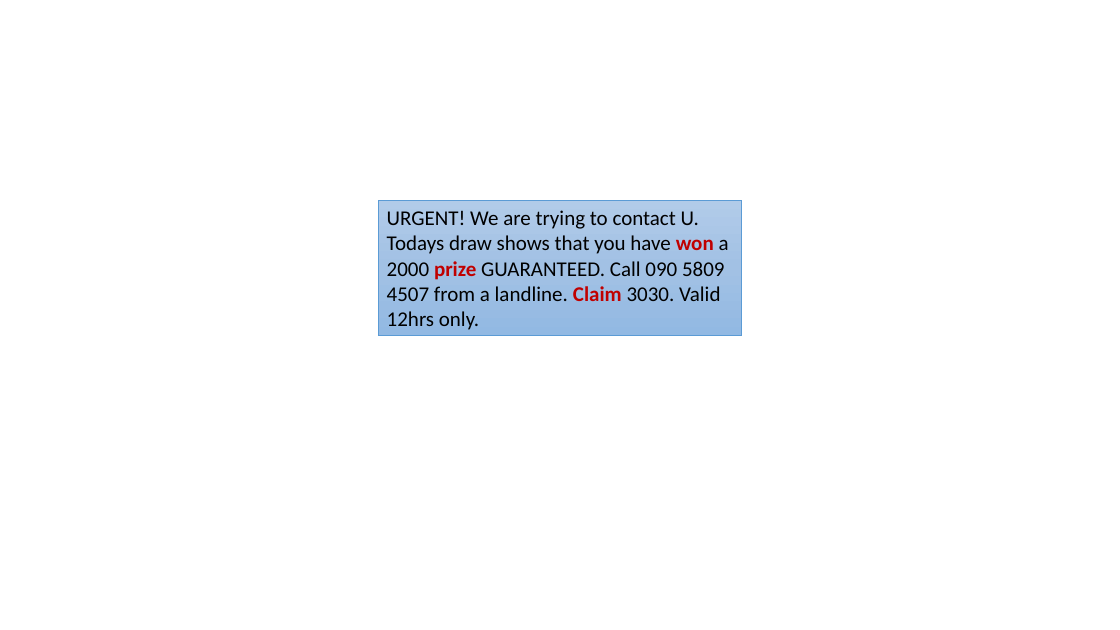
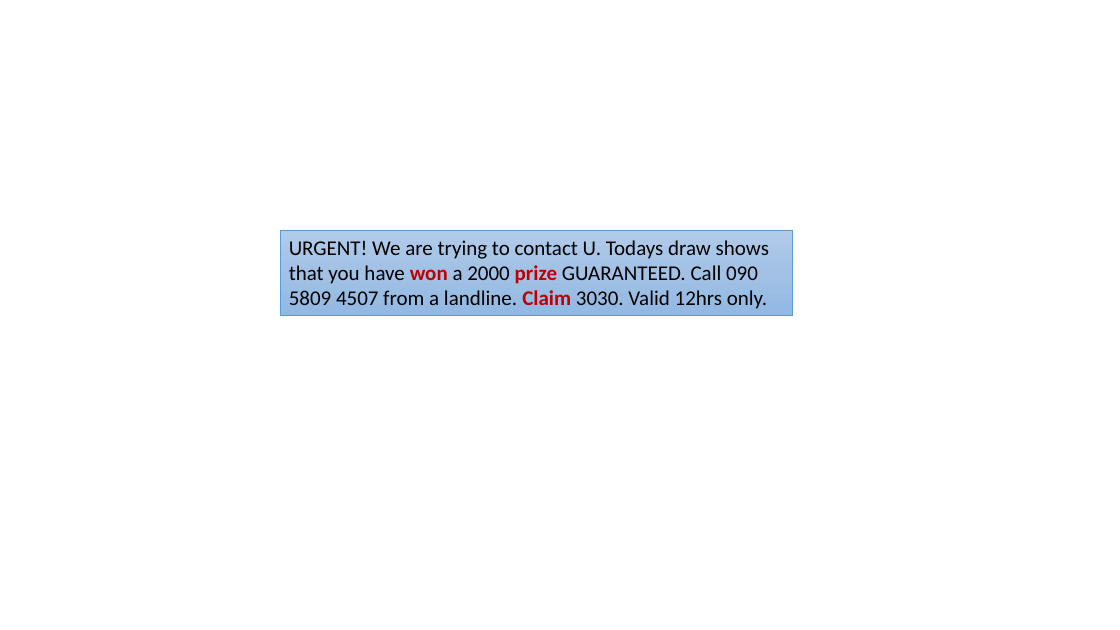
Before and after one commit to daniel-yj-yang/machlearn, a slide deck: slide 1 of examples/naive_bayes/images/SMS_spam_text_example.pptx. Drawn at 1120x630 pixels with LibreOffice and Linux fonts; fonts in the diff are those of the drawing. Boxes give left, top, right and bottom in pixels: in the first picture for what was removed or moved away, otherwise in the second. Text is boxed around its words. In the diff, an @@ line names an element or a change of style, - is before the commit and + after.

```diff
--- a/examples/naive_bayes/images/SMS_spam_text_example.pptx
+++ b/examples/naive_bayes/images/SMS_spam_text_example.pptx
@@ rectangle "URGENT! We are trying to ...": place and size @@
-rectangle "URGENT! We are trying to ..." at [379,201,742,335]
+rectangle "URGENT! We are trying to ..." at [281,230,792,315]
```
Also in this commit, not shown: 1 other file.
